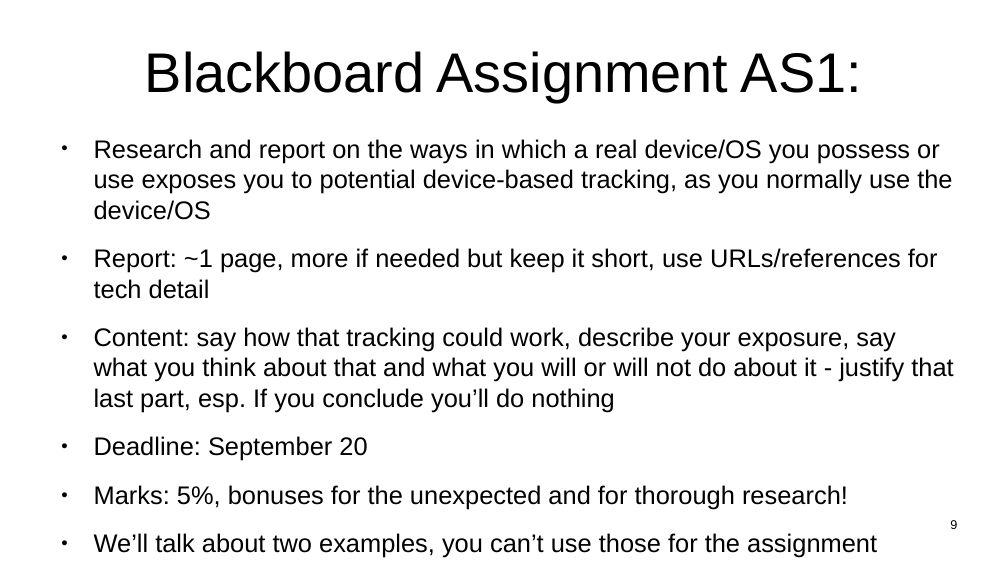
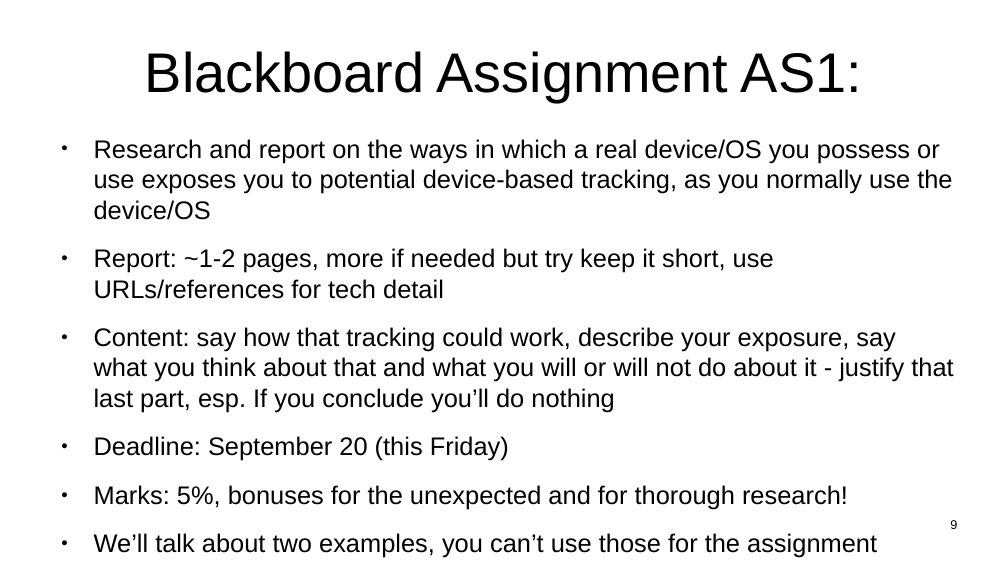
Before and after one commit to sftcd/witidtm, a slide deck: slide 9 of lectures/150-machines.odp. Drawn at 1008x567 pixels with LibreOffice and Linux fonts; fonts in the diff are those of the drawing. Boxes give left, top, right and bottom in pixels: in the first picture for what was removed or moved away, otherwise in the second. Text is boxed around its words. In the diff, an @@ line names an element or a change of style, - is before the commit and + after.

```diff
--- a/lectures/150-machines.odp
+++ b/lectures/150-machines.odp
@@ text at (94, 248, 774, 299): text changed @@
-● Report: ~1 page, more if needed but keep it short, use URLs/references for tech detail
+● Report: ~1-2 pages, more if needed but try keep it short, use URLs/references for tech detail
@@ text at (94, 436, 509, 461): text changed @@
-● Deadline: September 20
+● Deadline: September 20 (this Friday)
```
Also in this commit, not shown: 2 other slides changed, 2 slides added, 3 other files.
